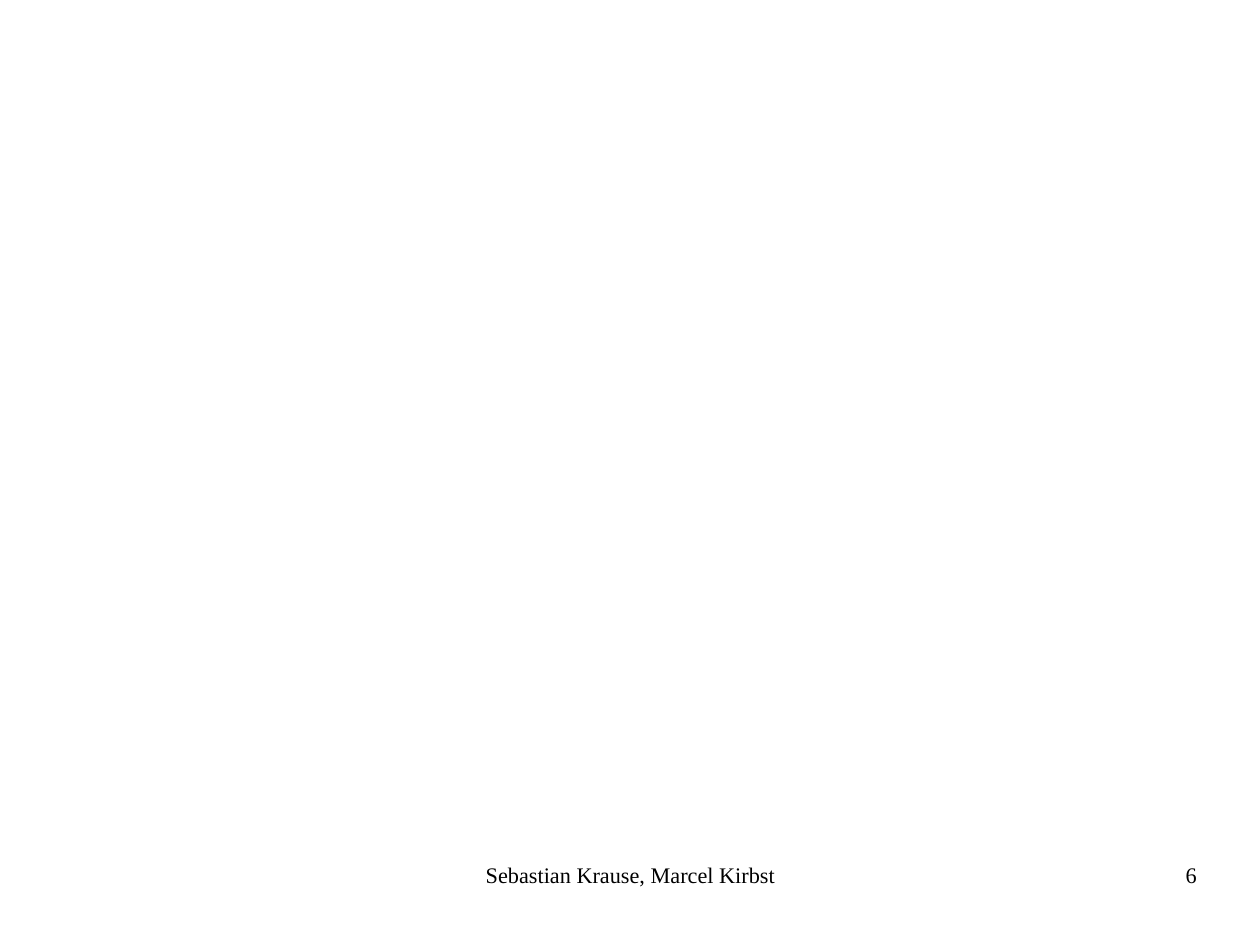
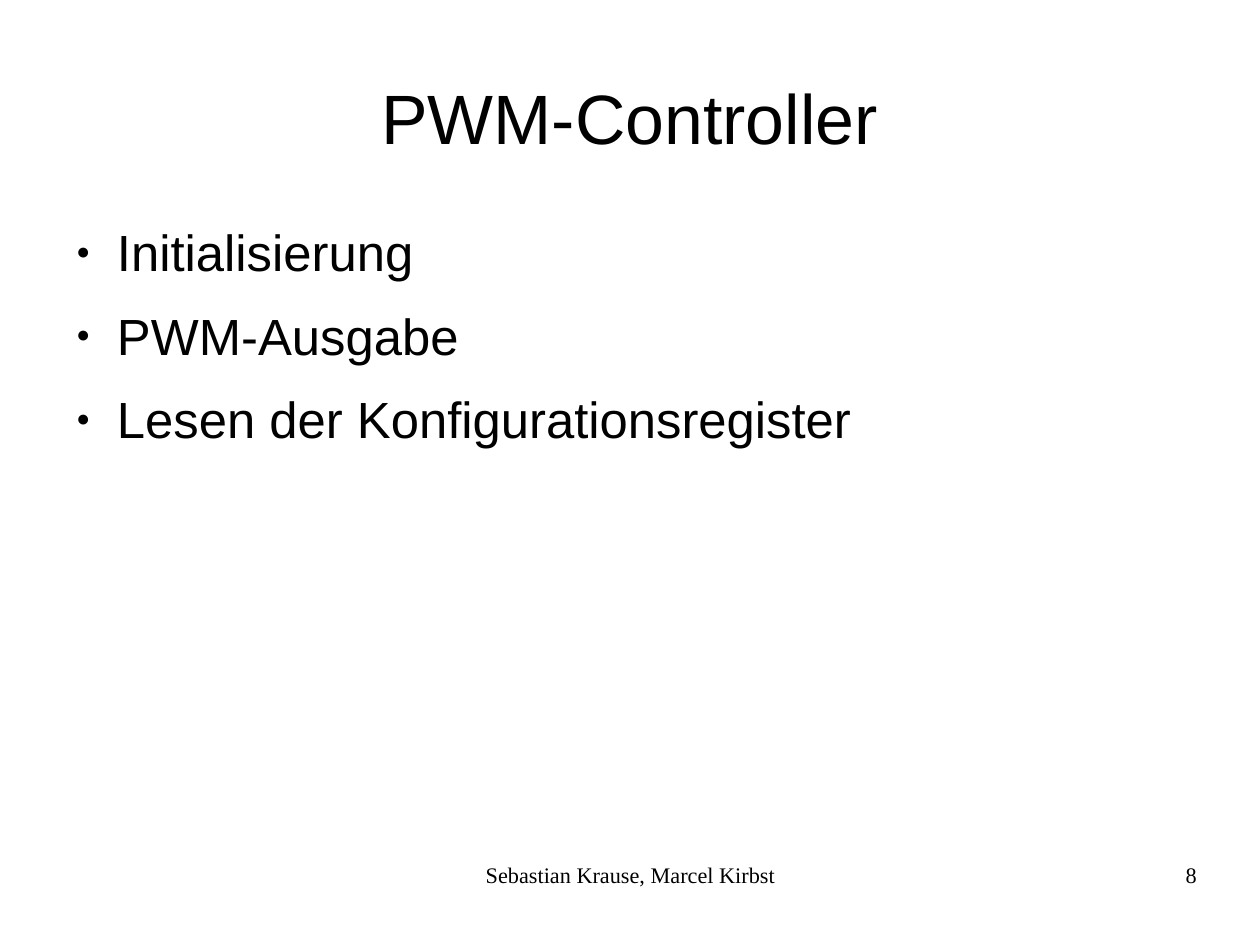
Before and after one commit to mkirbst/mca, a slide deck: slide 8 of praesi/mca.odp (slide 6 before the commit). Drawn at 1260x945 pixels with LibreOffice and Linux fonts; fonts in the diff are those of the drawing. Boxes give left, top, right and bottom in pixels: in the first picture for what was removed or moved away, otherwise in the second. Text is boxed around its words. In the diff, an @@ line names an element or a change of style, - is before the commit and + after.

```diff
--- a/praesi/mca.odp
+++ b/praesi/mca.odp
@@ title added at <box>381,93,877,145</box>, 44 pt, text #000000 @@
+PWM-Controller
@@ text added at <box>117,234,851,449</box>, 32 pt, text #000000 @@
+● Initialisierung
+● PWM-Ausgabe
+● Lesen der Konfigurationsregister
@@ page number at <box>1186,868,1197,884</box>: text changed @@
-6
+8
```
Also in this commit, not shown: 3 other slides changed, 8 slides added, 1 slide removed, 1 other file.
